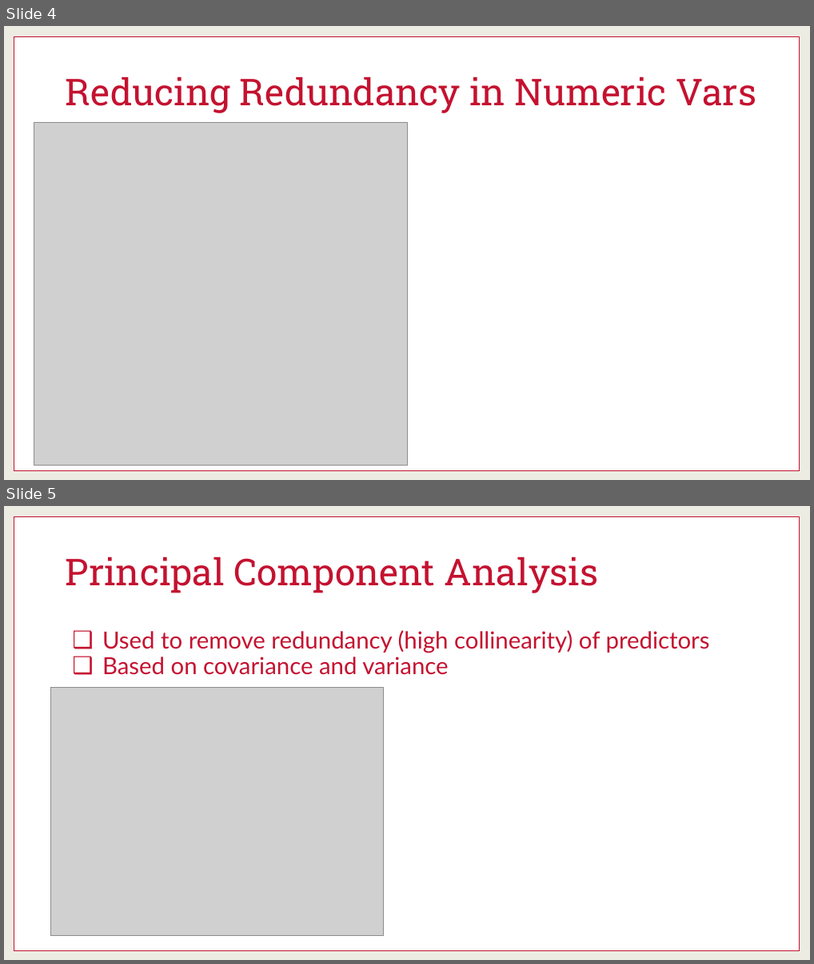
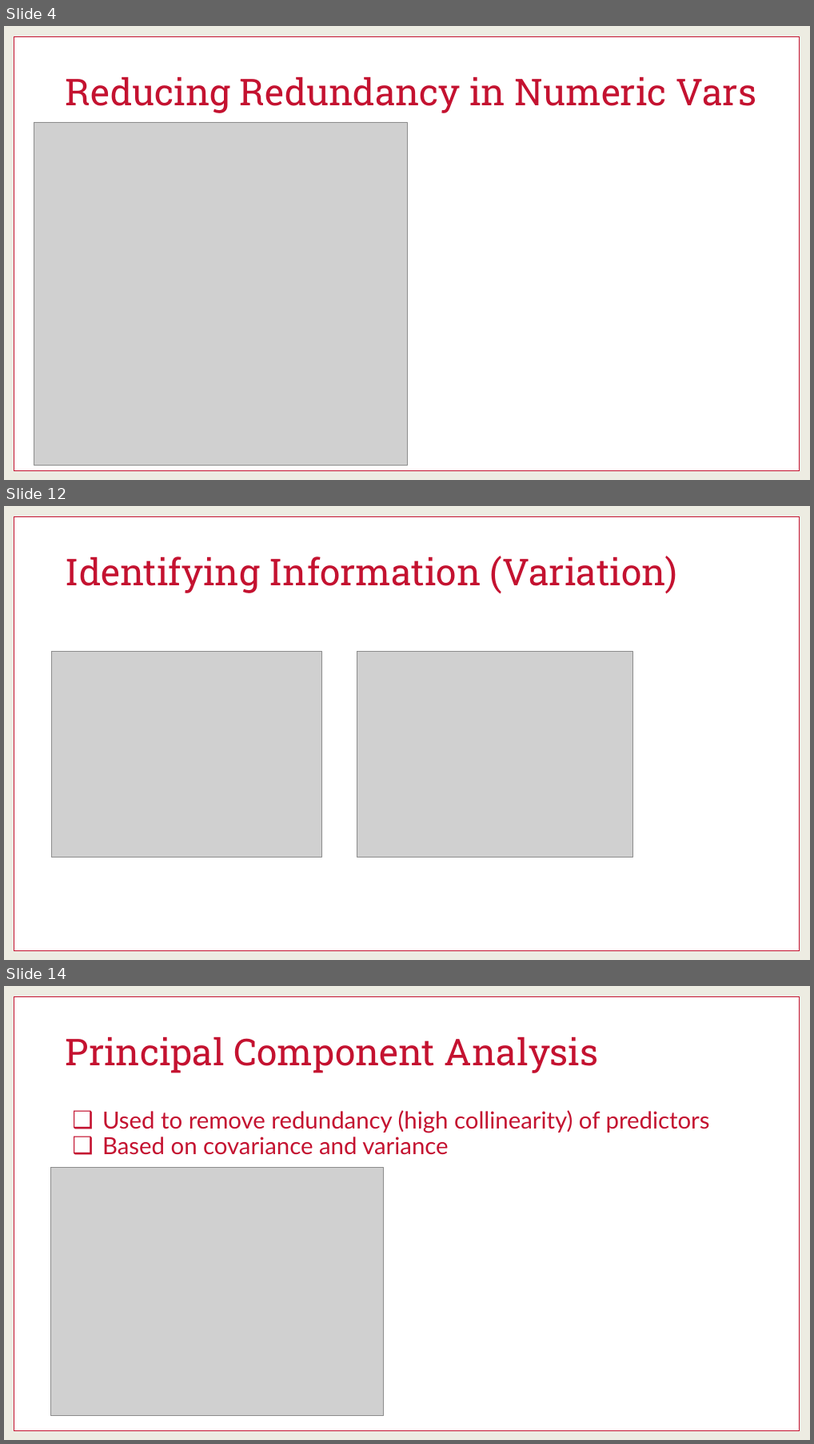
Before and after one commit to martinwg/ISA591, a slide deck: PPT/Module 3 - Reducing Dimensions Numeric Vars.pptx. Shown one above the other, each under a label of ours: slides 4 and 5 before the commit, slides 4, 12 and 14 after it; the slides between them are not shown. The pictures are 814x964 and 814x1444 pixels, drawn with LibreOffice and Linux fonts; fonts in the diff are those of the drawing; grey boxes stand for pictures. Boxes give left, top, right and bottom in pixels: in the first picture for what was removed or moved away, otherwise in the second. Text is boxed around its words. In the diff, an @@ line names an element or a change of style, - is before the commit and + after.

```diff
--- a/PPT/Module 3 - Reducing Dimensions Numeric Vars.pptx
+++ b/PPT/Module 3 - Reducing Dimensions Numeric Vars.pptx
@@ slide 12 added at [4, 506, 810, 960], background #EDECE2; not listed: 1 template element that a slide beside it also shows @@
@@ title added at [66, 556, 678, 594], 44 pt, text #C41230 @@
+Identifying Information (Variation)
@@ picture added at [52, 651, 322, 857] @@
@@ picture added at [358, 651, 633, 857] @@
@@ what was slide 5 is now slide 14 @@
```
Also in this commit, not shown: 2 slides changed, 6 other slides added.
